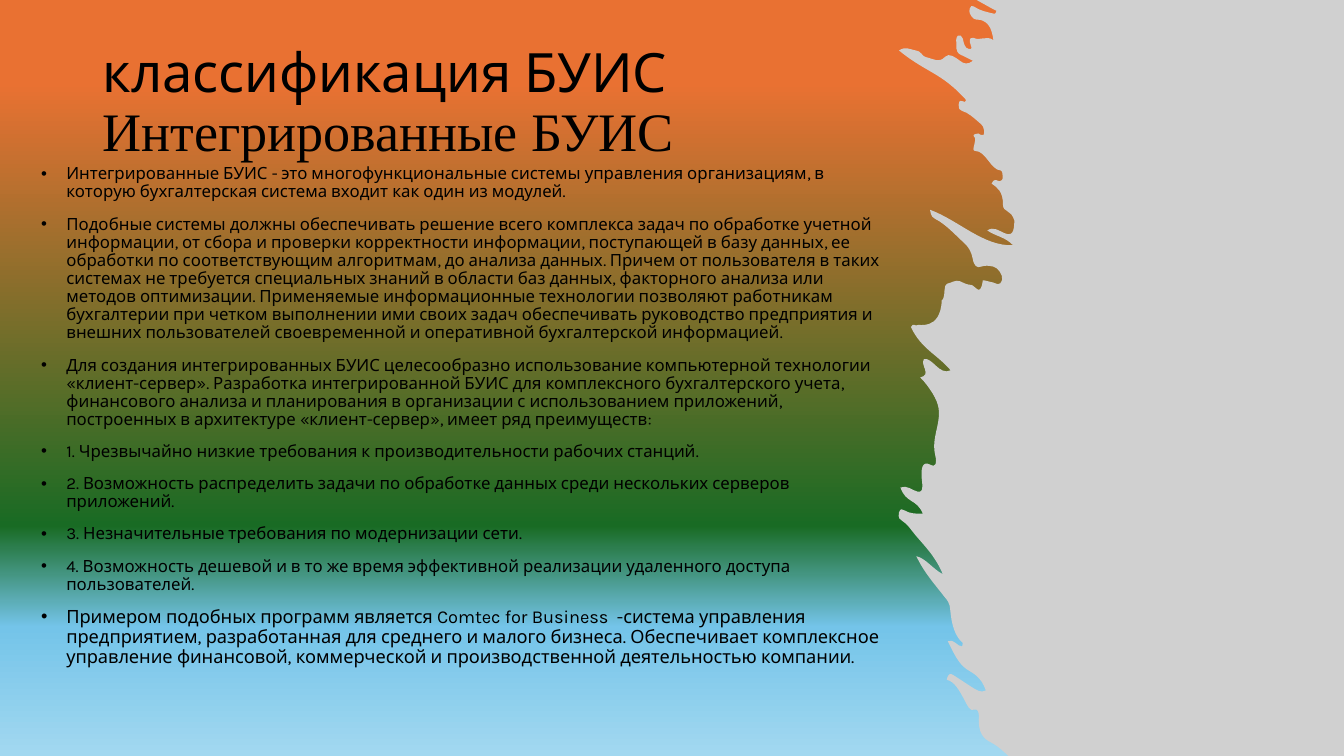
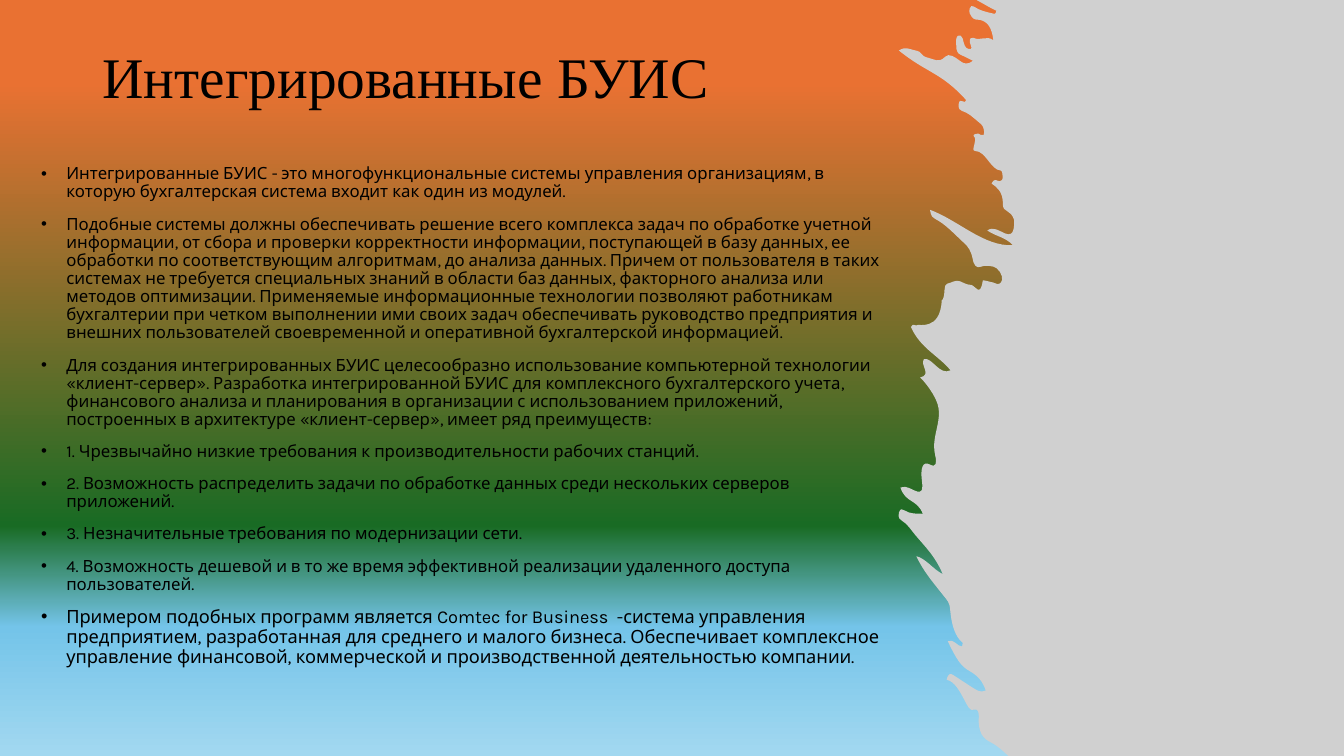
Before and after one commit to Di-Liks/Classification-of-BUIS, a slide deck: slide 9 of классификация БУИС.pptx (slide 10 before the commit). Drawn at 1344x756 pixels with LibreOffice and Linux fonts; fonts in the diff are those of the drawing; grey boxes stand for pictures. Boxes give left, top, right and bottom in pixels: in the first picture for what was removed or moved away, otherwise in the second. Text is boxed around its words. In the diff, an @@ line names an element or a change of style, - is before the commit and + after.

```diff
--- a/классификация БУИС.pptx
+++ b/классификация БУИС.pptx
@@ title at box(102, 60, 708, 109): text changed; size 38.7 to 41 pt @@
-классификация БУИС
-Интегрированные БУИС
+Интегрированные БУИС
```
Also in this commit, not shown: 9 other slides changed, 1 slide removed, 1 other file.
